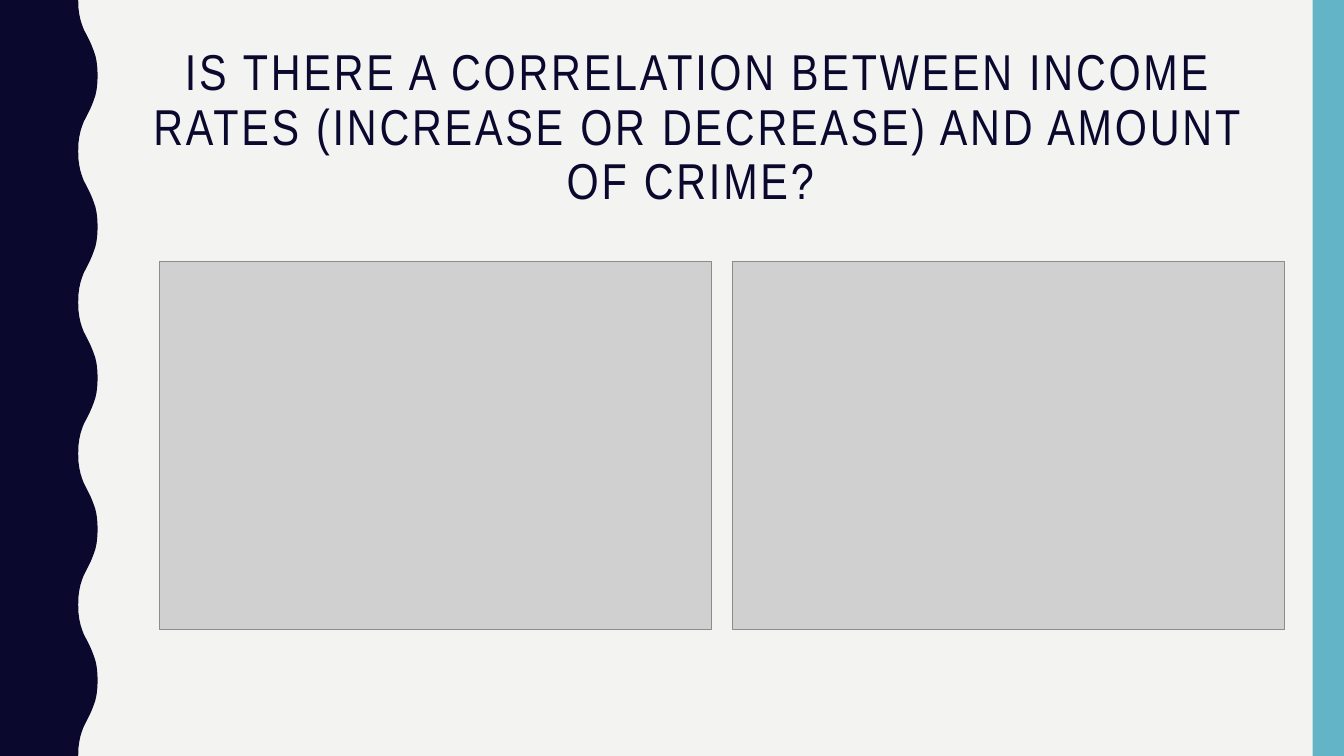
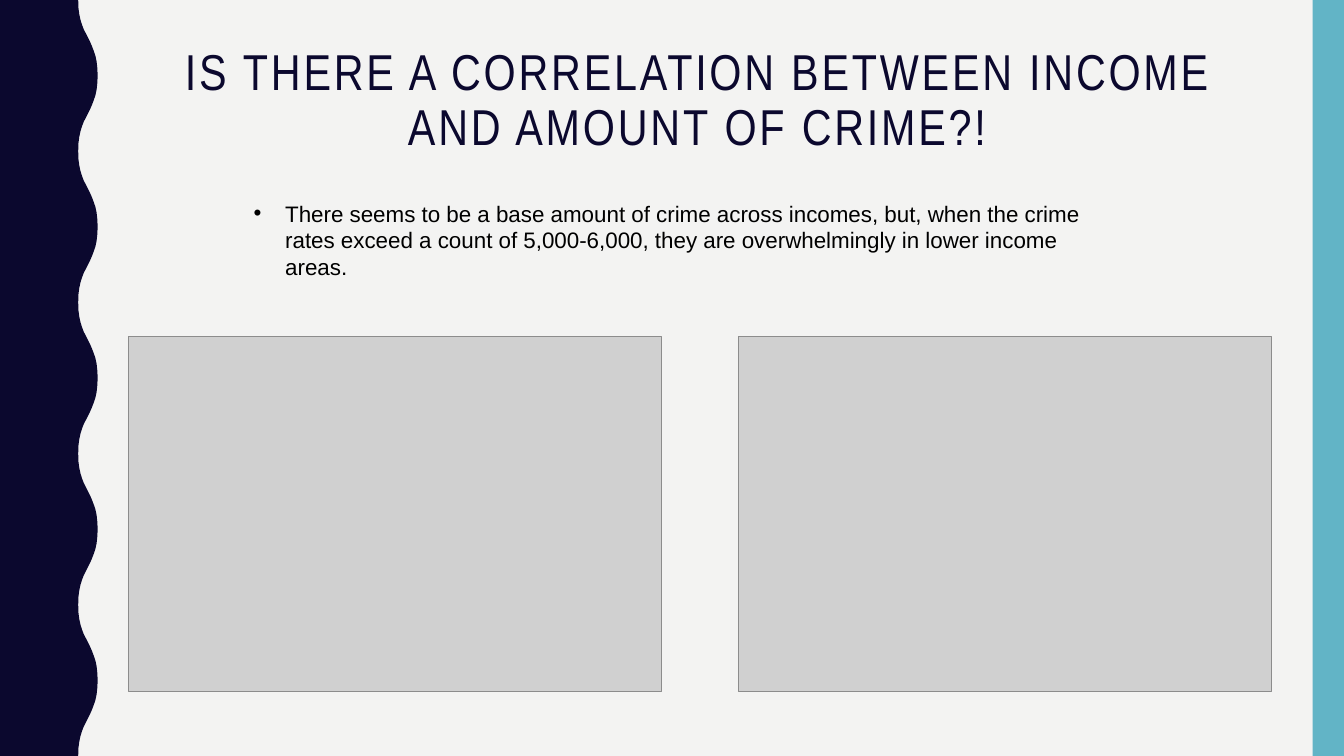
Before and after one commit to Kerrykova/Project1, a slide deck: slide 9 of Presentation/Presentation Final.pptx (slide 7 before the commit). Drawn at 1344x756 pixels with LibreOffice and Linux fonts; fonts in the diff are those of the drawing; grey boxes stand for pictures. Boxes give left, top, right and bottom in pixels: in the first picture for what was removed or moved away, otherwise in the second. Text is boxed around its words. In the diff, an @@ line names an element or a change of style, - is before the commit and + after.

```diff
--- a/Presentation/Presentation Final.pptx
+++ b/Presentation/Presentation Final.pptx
@@ title at (x1=185, y1=54, x2=1208, y2=146): text changed @@
-IS THERE A CORRELATION BETWEEN INCOME RATES (INCREASE OR DECREASE) AND AMOUNT OF CRIME?
+IS THERE A CORRELATION BETWEEN INCOME AND AMOUNT OF CRIME?!
@@ text added at (x1=285, y1=205, x2=1080, y2=276), 16 pt, text #000000 @@
+• There seems to be a base amount of crime across incomes, but, when the crime rates exceed a count of 5,000-6,000, they are overwhelmingly in lower income areas.
@@ picture resized from (x1=159, y1=261, x2=712, y2=629) to (x1=129, y1=337, x2=662, y2=692) @@
@@ picture resized from (x1=733, y1=261, x2=1286, y2=629) to (x1=738, y1=337, x2=1271, y2=692) @@
```
Also in this commit, not shown: 7 other slides changed, 1 slide added.
